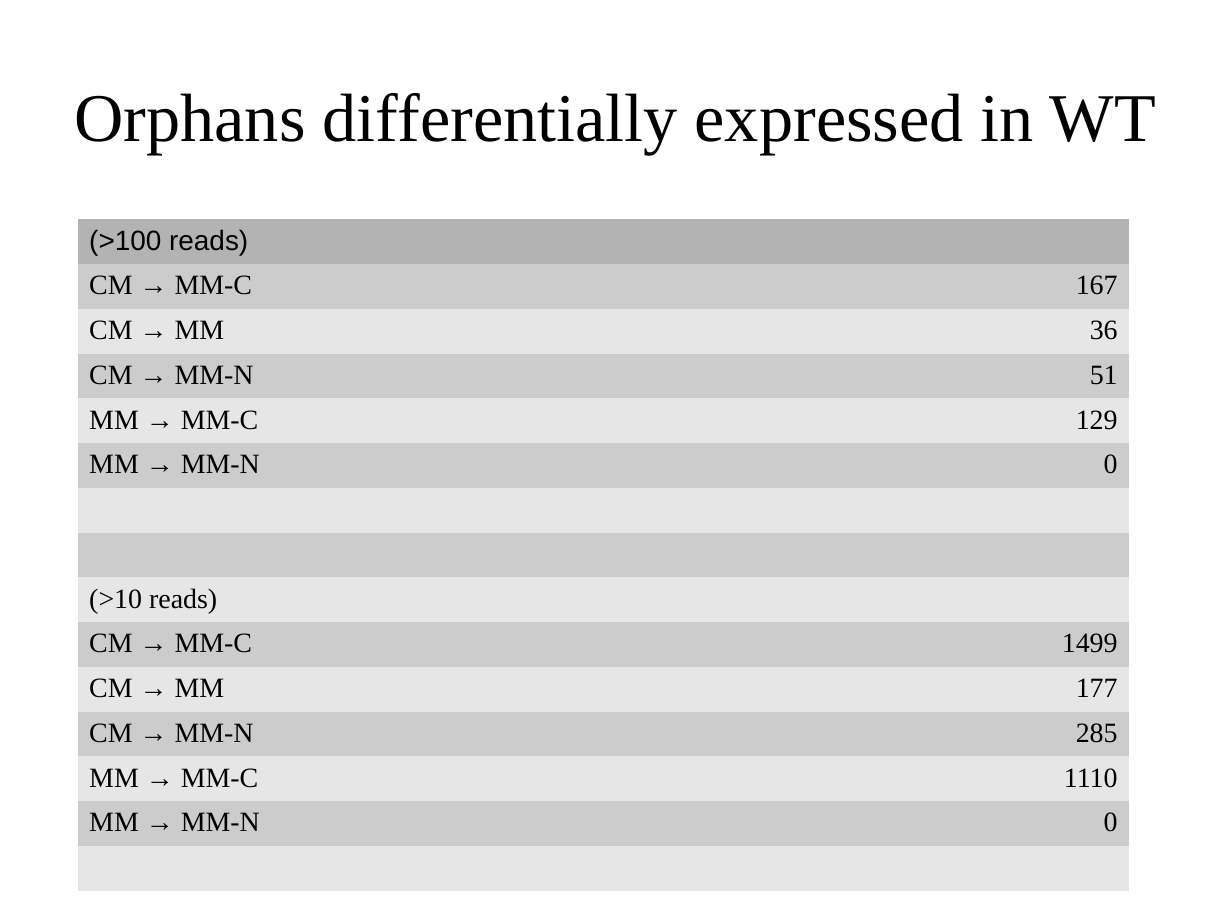
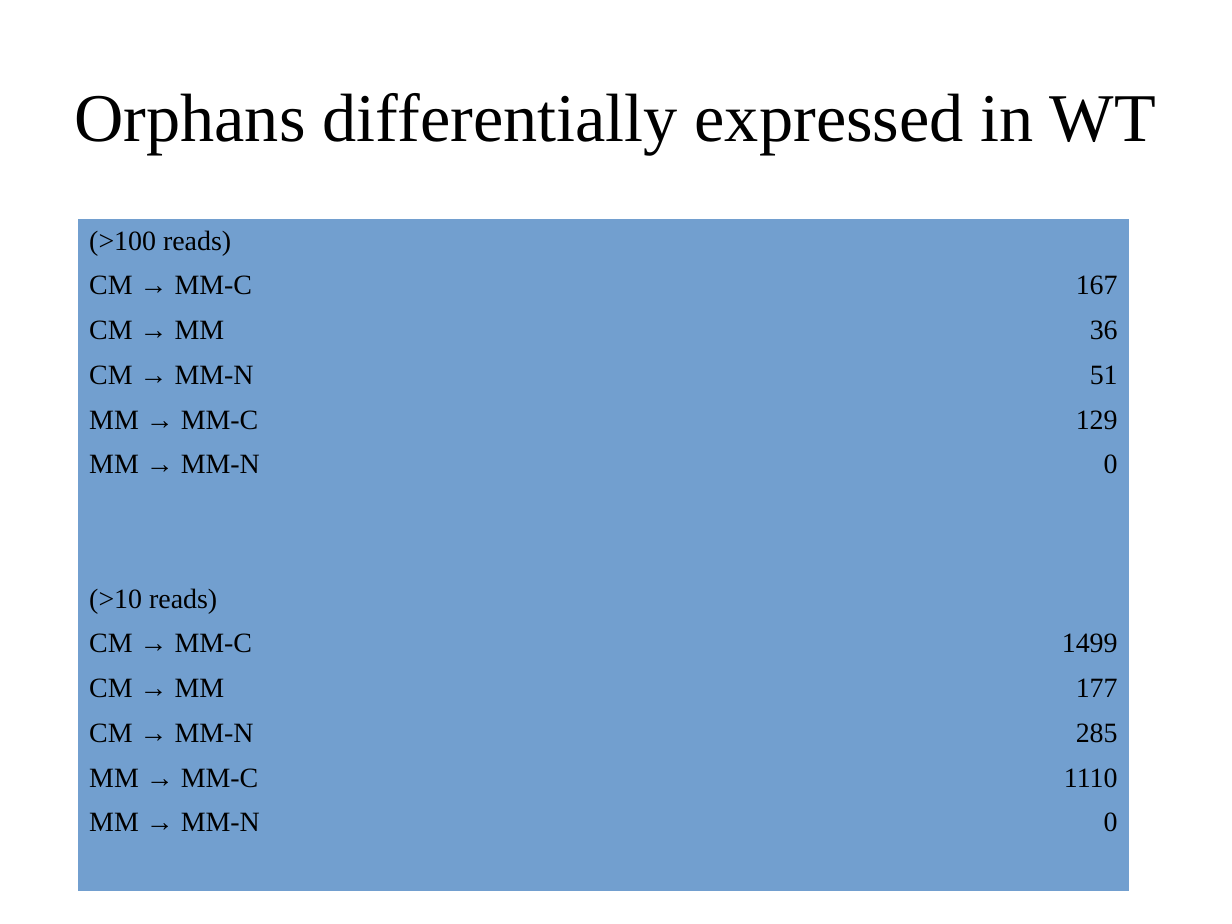
Before and after one commit to wilkinsonlab/m-oryzae-polya, a slide deck: slide 18 of doc/version_21_test/oryzae_presentation.odp. Drawn at 1232x924 pixels with LibreOffice and Linux fonts; fonts in the diff are those of the drawing. Boxes give left, top, right and bottom in pixels: in the first picture for what was removed or moved away, otherwise in the second. Text is boxed around its words. In the diff, an @@ line names an element or a change of style, - is before the commit and + after.

```diff
--- a/doc/version_21_test/oryzae_presentation.odp
+++ b/doc/version_21_test/oryzae_presentation.odp
@@ table at (x1=78, y1=219, x2=1129, y2=861) @@
@@ fill #B3B3B3 to #729FCF in row 1 @@
@@ fill #CCCCCC to #729FCF in 14 cells @@
@@ fill #E6E6E6 to #729FCF in 14 cells @@
@@ font Arial to Times New Roman in "(>100 reads)" @@
```
Also in this commit, not shown: 28 other slides changed, 2 slides added, 1 slide removed, 6 other files.
